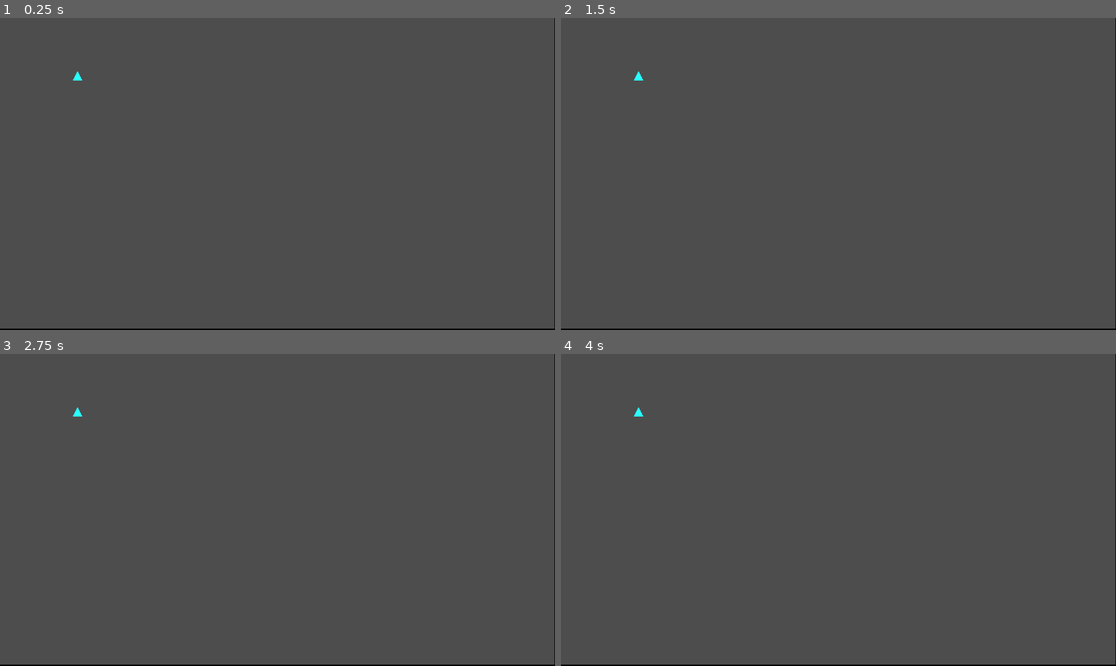
Above: before the commit, frames 1-4 (two rows, left to right).
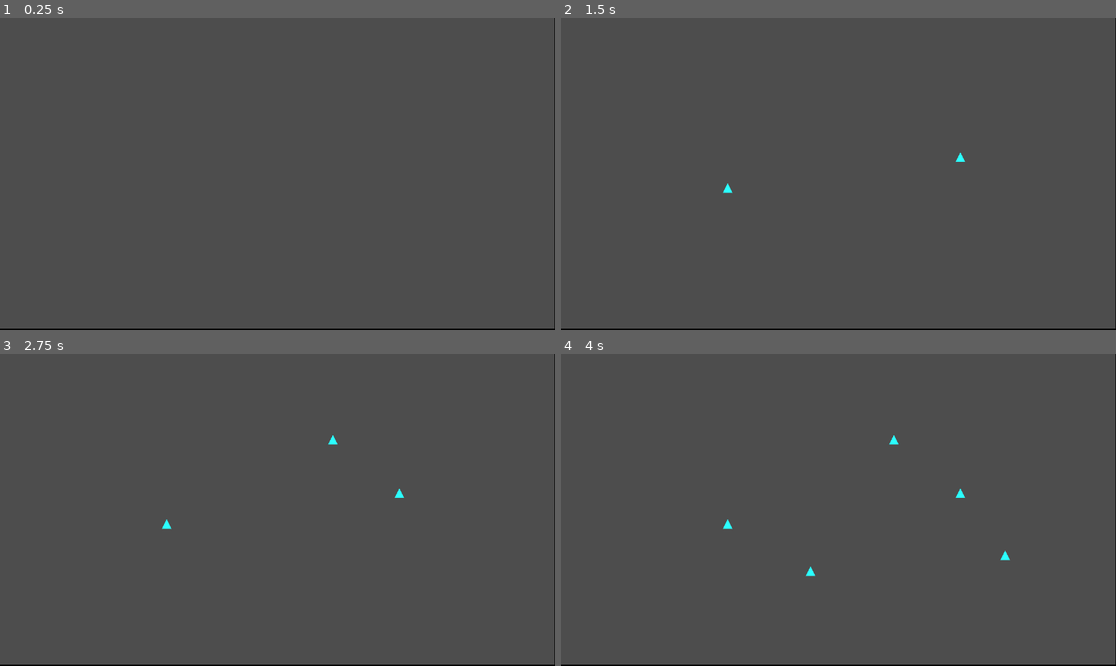
Above: after the commit, the same moments.

Repository: xv-k/BoidTest
Game: Godot game, scene res://world.tscn
The game is run twice, just before and just after one commit, with the same random seed, the same clock (stepped at 60 frames per second) and the same inputs.
Inputs (mouse positions are in pixels of both pictures, inside the frame that each line leads up to):
- Up to frame 1 (0.25 s): no input
- Up to frame 2 (1.5 s): tap Enter at 0.5 s; move the mouse to (960, 158) at 0.52 s; click (960, 158) at 0.6 s; tap Space at 1.25 s; move the mouse to (727, 189) at 1.27 s; click (727, 189) at 1.35 s
- Up to frame 3 (2.75 s): tap Enter at 2 s; move the mouse to (333, 441) at 2.02 s; click (333, 441) at 2.1 s
- Up to frame 4 (4 s): tap Space at 2.75 s; move the mouse to (810, 572) at 2.77 s; click (810, 572) at 2.85 s; tap Enter at 3.5 s; move the mouse to (1005, 556) at 3.52 s; click (1005, 556) at 3.6 s

The runs differ from the first frame. In frame 1, less than 0.1% of the frame differs, in the area x 13-15%, y 17-21%; in frame 2, less than 0.1%; in frame 3, 0.1%; in frame 4, 0.2%, in the area x 13-81%, y 17-72%.

Commit message:
fixed hit animation

Diff:
--- a/project.godot
+++ b/project.godot
@@ -15,6 +15,14 @@
 config/features=PackedStringArray("4.2", "GL Compatibility")
 config/icon="res://icon.svg"
 
+[input]
+
+addBoid={
+"deadzone": 0.5,
+"events": [Object(InputEventMouseButton,"resource_local_to_scene":false,"resource_name":"","device":-1,"window_id":0,"alt_pressed":false,"shift_pressed":false,"ctrl_pressed":false,"meta_pressed":false,"button_mask":1,"position":Vector2(129, 11),"global_position":Vector2(133, 52),"factor":1.0,"button_index":1,"canceled":false,"pressed":true,"double_click":false,"script":null)
+]
+}
+
 [rendering]
 
 renderer/rendering_method="gl_compatibility"
--- /dev/null
+++ b/world.gd
@@ -0,0 +1,17 @@
+extends Node2D
+
+var boid_scene: PackedScene = preload("res://boid.tscn")
+# Called when the node enters the scene tree for the first time.
+func _ready():
+	pass # Replace with function body.
+
+
+# Called every frame. 'delta' is the elapsed time since the previous frame.
+func _process(delta):
+	if Input.is_action_just_released("addBoid"):
+		create_boid()
+
+func create_boid():
+	var boid = boid_scene.instantiate()
+	$Boids.add_child(boid)
+	boid.global_position = get_global_mouse_position()
--- a/world.tscn
+++ b/world.tscn
@@ -1,12 +1,10 @@
 [gd_scene load_steps=3 format=3 uid="uid://b7h8urgmlto0o"]
 
-[ext_resource type="PackedScene" uid="uid://drhhduikrur3p" path="res://boid.tscn" id="1_8li5i"]
+[ext_resource type="Script" path="res://world.gd" id="1_5t2ck"]
 [ext_resource type="Script" path="res://Border.gd" id="2_i0ygq"]
 
 [node name="World" type="Node2D"]
-
-[node name="Boid" parent="." instance=ExtResource("1_8li5i")]
-position = Vector2(161, 123)
+script = ExtResource("1_5t2ck")
 
 [node name="Border" type="StaticBody2D" parent="."]
 script = ExtResource("2_i0ygq")
@@ -19,3 +17,5 @@
 scale = Vector2(0.999219, 0.996099)
 color = Color(0, 0, 0, 1)
 polygon = PackedVector2Array(-64, 704, 0, 704, 1216, 704, 1216, -64, 1152, -64, 0, -65, 0, 0, 1152, 0, 1152, 648, 0, 648, 0, -65, -64, -65)
+
+[node name="Boids" type="Node2D" parent="."]
